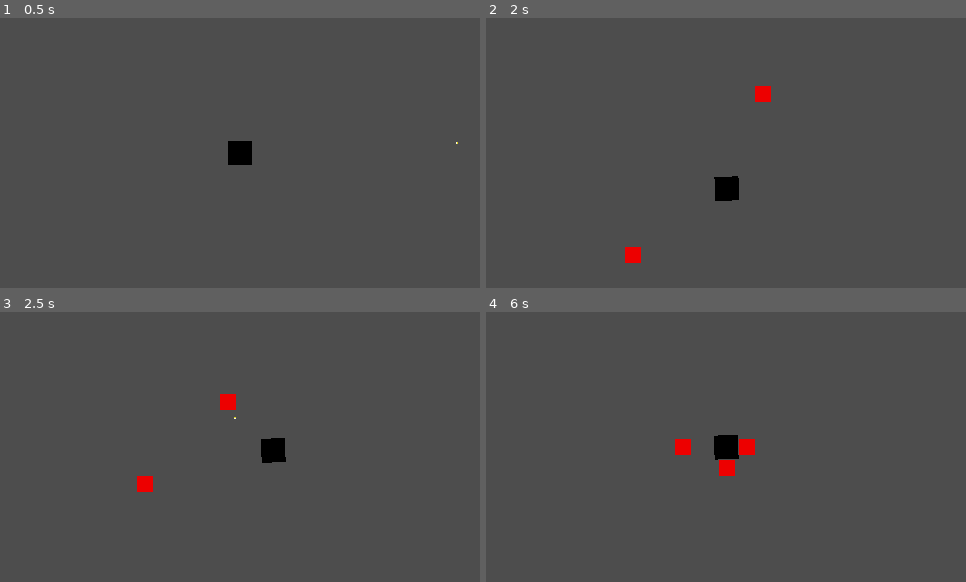
Above: before the commit, frames 1-4 (two rows, left to right).
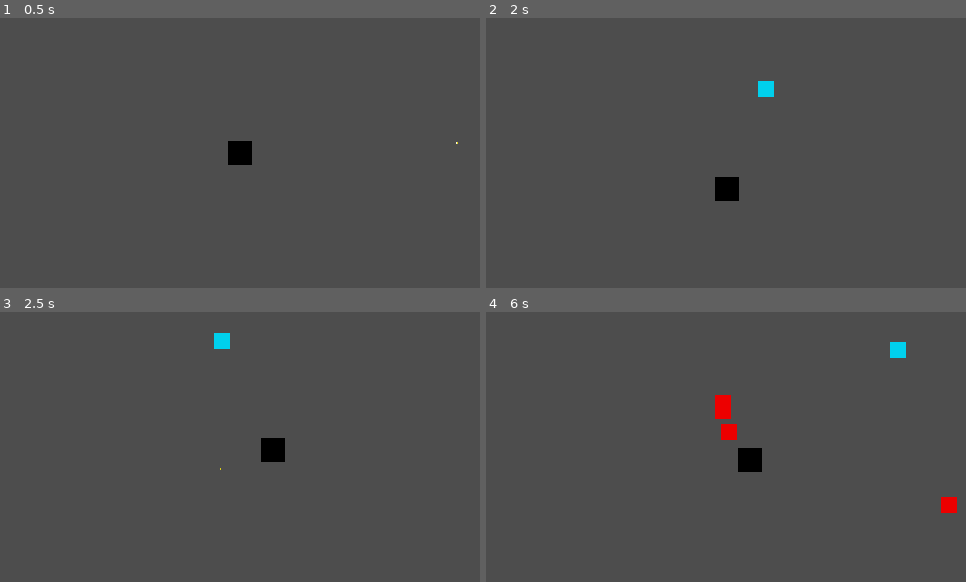
Above: after the commit, the same moments.

Repository: GJunior96/gods-and-monsters-prototype
Game: Godot game, scene res://main.tscn
Same seed, same stepped clock (60 frames per second), same inputs: the game is played once before the commit and once after it.
Inputs:
- Up to frame 1 (0.5 s): no input
- Up to frame 2 (2 s): tap Enter at 0.5 s; hold Right (ui_right) 0.53-1.28 s; hold Down (ui_down) from 1.28 s (still down)
- Up to frame 3 (2.5 s): release Down (ui_down) at 2.03 s; hold Right (ui_right) from 2.03 s (still down)
- Up to frame 4 (6 s): release Right (ui_right) at 2.78 s; hold Up (ui_up) 2.78-3.53 s; hold Left (ui_left) 3.53-5.03 s; hold Down (ui_down) 5.03-5.78 s; hold Right (ui_right) from 5.78 s (still down)

Frame 1 is identical in both runs. In frame 2, 0.5% of the frame differs, in the area x 28-60%, y 23-91%; in frame 3, 0.6%; in frame 4, 2.2%, in the area x 39-99%, y 11-75%.

Commit message:
feat: add xp drop system - spawn xp orb when enemy dies - grant xp to player on pickup - add xp progress bar to ui

Diff:
--- a/main.tscn
+++ b/main.tscn
@@ -1,16 +1,17 @@
-[gd_scene load_steps=5 format=3 uid="uid://dkbapbpap7p5w"]
+[gd_scene load_steps=6 format=3 uid="uid://dkbapbpap7p5w"]
 
 [ext_resource type="PackedScene" uid="uid://bjcrg74hogbu2" path="res://scenes/player/player.tscn" id="1_ig7tw"]
 [ext_resource type="PackedScene" uid="uid://daw68dg1q7e2" path="res://scenes/enemies/enemy.tscn" id="3_1bvp3"]
 [ext_resource type="PackedScene" uid="uid://7odmpbqt0146" path="res://scenes/ui/GameOverUI.tscn" id="4_1bvp3"]
+[ext_resource type="Script" uid="uid://coh3vo3ncnwe8" path="res://scripts/ui/xp_bar_ui.gd" id="5_7mycd"]
 [ext_resource type="PackedScene" uid="uid://ddayxe2ujmpub" path="res://scenes/systems/enemy_spawner.tscn" id="5_lquwl"]
 
 [node name="Main" type="Node2D"]
 position = Vector2(-20, -47)
 
 [node name="Player" parent="." instance=ExtResource("1_ig7tw")]
-position = Vector2(50, 291)
-rotation = 3.0996983
+position = Vector2(260, 180)
+rotation = 3.1415927
 
 [node name="Enemy" parent="." node_paths=PackedStringArray("target") instance=ExtResource("3_1bvp3")]
 position = Vector2(26, 714)
@@ -20,3 +21,10 @@
 enemy_scene = ExtResource("3_1bvp3")
 
 [node name="GameOverUi" parent="." instance=ExtResource("4_1bvp3")]
+
+[node name="XPBar" type="CanvasLayer" parent="."]
+script = ExtResource("5_7mycd")
+
+[node name="TextureProgressBar" type="TextureProgressBar" parent="XPBar"]
+offset_right = 73.0
+offset_bottom = 14.0
--- a/scenes/enemies/enemy.tscn
+++ b/scenes/enemies/enemy.tscn
@@ -1,24 +1,30 @@
-[gd_scene load_steps=5 format=3 uid="uid://daw68dg1q7e2"]
+[gd_scene load_steps=6 format=3 uid="uid://daw68dg1q7e2"]
 
 [ext_resource type="Script" uid="uid://1v86vgsiwjba" path="res://scripts/enemies/enemy.gd" id="2_8e3ao"]
 [ext_resource type="Texture2D" uid="uid://bnld5m4s3fygx" path="res://sprites temporarios/square 16.png" id="2_38ino"]
+[ext_resource type="PackedScene" uid="uid://dkxmbst87rqvr" path="res://scenes/systems/XPDrop.tscn" id="2_fcftc"]
 
-[sub_resource type="RectangleShape2D" id="RectangleShape2D_8e3ao"]
+[sub_resource type="CircleShape2D" id="CircleShape2D_38ino"]
 
-[sub_resource type="RectangleShape2D" id="RectangleShape2D_38ino"]
+[sub_resource type="CircleShape2D" id="CircleShape2D_fcftc"]
 
 [node name="Enemy" type="CharacterBody2D" groups=["enemies"]]
-collision_layer = 2
+collision_layer = 4
+collision_mask = 2
 script = ExtResource("2_8e3ao")
+xp_drop_scene = ExtResource("2_fcftc")
 
 [node name="Sprite2D" type="Sprite2D" parent="."]
 texture = ExtResource("2_38ino")
 
 [node name="CollisionShape2D" type="CollisionShape2D" parent="."]
-shape = SubResource("RectangleShape2D_8e3ao")
+shape = SubResource("CircleShape2D_38ino")
 
-[node name="Hitbox (Area2D)" type="Area2D" parent="."]
-collision_layer = 2
+[node name="Hitbox" type="Area2D" parent="." groups=["enemy_hitbox"]]
+collision_layer = 16
+collision_mask = 8
 
-[node name="CollisionShape2D" type="CollisionShape2D" parent="Hitbox (Area2D)"]
-shape = SubResource("RectangleShape2D_38ino")
+[node name="CollisionShape2D" type="CollisionShape2D" parent="Hitbox"]
+shape = SubResource("CircleShape2D_fcftc")
+
+[connection signal="area_entered" from="Hitbox" to="." method="_on_hitbox_area_entered"]
--- a/scenes/player/player.tscn
+++ b/scenes/player/player.tscn
@@ -5,10 +5,10 @@
 [ext_resource type="PackedScene" uid="uid://bsniu1do8p22k" path="res://scenes/weapons/weapon.tscn" id="3_gmlin"]
 [ext_resource type="PackedScene" uid="uid://ca85amsj0y7n" path="res://scenes/weapons/projectile.tscn" id="4_lvxji"]
 
-[sub_resource type="RectangleShape2D" id="RectangleShape2D_dovo2"]
-size = Vector2(43, 48)
+[sub_resource type="CircleShape2D" id="CircleShape2D_lvxji"]
 
-[sub_resource type="RectangleShape2D" id="RectangleShape2D_lvxji"]
+[sub_resource type="CircleShape2D" id="CircleShape2D_p47bc"]
+radius = 12.0
 
 [node name="Player" type="CharacterBody2D" groups=["player"]]
 collision_mask = 2
@@ -18,8 +18,7 @@
 texture = ExtResource("2_lvxji")
 
 [node name="CollisionShape2D" type="CollisionShape2D" parent="."]
-position = Vector2(11.5, 14)
-shape = SubResource("RectangleShape2D_dovo2")
+shape = SubResource("CircleShape2D_lvxji")
 
 [node name="Camera2D" type="Camera2D" parent="."]
 position_smoothing_enabled = true
@@ -28,10 +27,9 @@
 scale = Vector2(0.3, 0.3)
 projectile_scene = ExtResource("4_lvxji")
 
-[node name="HurtBox (Area2D)" type="Area2D" parent="."]
-collision_mask = 2
+[node name="HurtBox" type="Area2D" parent="." groups=["player_hurtbox"]]
+collision_layer = 8
+collision_mask = 16
 
-[node name="CollisionShape2D" type="CollisionShape2D" parent="HurtBox (Area2D)"]
-shape = SubResource("RectangleShape2D_lvxji")
-
-[connection signal="body_entered" from="HurtBox (Area2D)" to="." method="_on_hurt_box_area_2d_body_entered"]
+[node name="CollisionShape2D" type="CollisionShape2D" parent="HurtBox"]
+shape = SubResource("CircleShape2D_p47bc")
--- /dev/null
+++ b/scenes/systems/XPDrop.tscn
@@ -0,0 +1,17 @@
+[gd_scene load_steps=4 format=3 uid="uid://dkxmbst87rqvr"]
+
+[ext_resource type="Texture2D" uid="uid://c7e34uynbw8p3" path="res://sprites temporarios/square 16 blue.png" id="1_iwl14"]
+[ext_resource type="Script" uid="uid://dlcwhhfp31okr" path="res://scripts/systems/xp_drop.gd" id="1_y0ixo"]
+
+[sub_resource type="CapsuleShape2D" id="CapsuleShape2D_y0ixo"]
+
+[node name="XpDrop" type="Area2D"]
+script = ExtResource("1_y0ixo")
+
+[node name="CollisionShape2D" type="CollisionShape2D" parent="."]
+shape = SubResource("CapsuleShape2D_y0ixo")
+
+[node name="Sprite2D" type="Sprite2D" parent="."]
+texture = ExtResource("1_iwl14")
+
+[connection signal="body_entered" from="." to="." method="_on_body_entered"]
--- a/scenes/weapons/projectile.tscn
+++ b/scenes/weapons/projectile.tscn
@@ -6,8 +6,8 @@
 [sub_resource type="CircleShape2D" id="CircleShape2D_dwani"]
 
 [node name="Projectile" type="Area2D"]
-collision_layer = 4
-collision_mask = 2
+collision_layer = 32
+collision_mask = 4
 script = ExtResource("1_qp4n5")
 
 [node name="Sprite2D" type="Sprite2D" parent="."]
--- a/scenes/weapons/weapon.tscn
+++ b/scenes/weapons/weapon.tscn
@@ -3,6 +3,6 @@
 [ext_resource type="Script" uid="uid://bshsi6xo6dp3l" path="res://scripts/weapons/weapon.gd" id="1_nqevj"]
 
 [node name="Weapon" type="Area2D"]
-collision_layer = 4
-collision_mask = 2
+collision_layer = 32
+collision_mask = 4
 script = ExtResource("1_nqevj")
--- a/scripts/enemies/enemy.gd
+++ b/scripts/enemies/enemy.gd
@@ -4,6 +4,7 @@
 @export var speed := 120.0
 @export var target: Node2D
 @export var life := 40
+@export var xp_drop_scene: PackedScene
 var dead := false
 
 func _physics_process(delta):
@@ -14,10 +15,10 @@
 	velocity = direction * speed
 	move_and_slide()
 
-	for i in range(get_slide_collision_count()):
-		var collision = get_slide_collision(i)
-		if collision.get_collider().is_in_group("player"):
-			collision.get_collider().take_damage(10)
+	#for i in range(get_slide_collision_count()):
+	#	var collision = get_slide_collision(i)
+	#	if collision.get_collider().is_in_group("player"):
+	#		collision.get_collider().take_damage(10)
 
 
 func take_damage(amount: int):
@@ -40,9 +41,23 @@
 	# Desliga colisao imediatamente
 	$CollisionShape2D.disabled = true
 
+	if xp_drop_scene:
+		var xp = xp_drop_scene.instantiate()
+		get_tree().current_scene.add_child(xp)
+		xp.global_position = global_position
+
 	GlobalLogger.log("Freeing: " + name)
 	queue_free()
 
 
 func _exit_tree():
 	GlobalLogger.log("Enemy realmente removido: " + name)
+
+
+func _on_hitbox_area_entered(area):
+	if not area.is_in_group("player_hurtbox"):
+		return
+
+	if area.is_in_group("player_hurtbox"):
+		GlobalLogger.log("DAMAGEEEEEEE", GlobalLogger.LogLevel.WARN)
+		area.get_parent().take_damage(10)
--- a/scripts/player/player.gd
+++ b/scripts/player/player.gd
@@ -1,3 +1,4 @@
+class_name Player
 extends CharacterBody2D
 
 @export var speed := 200.0
@@ -5,8 +6,14 @@
 var life := max_life
 var damage_cooldown := 0.5
 var can_take_damage := true
+var level: int = 1
+var xp: int = 0
+var xp_to_next_level: int = 20
 
 @onready var weapon = $Weapon
+
+signal xp_changed(current, max)
+signal leveled_up(new_level)
 
 
 func _physics_process(delta):
@@ -24,6 +31,7 @@
 
 func take_damage(amount: int):
 	if not can_take_damage:
+		GlobalLogger.log("Aguardando cooldown de dano...", GlobalLogger.LogLevel.WARN)
 		return
 
 	can_take_damage = false
@@ -37,3 +45,22 @@
 
 	await get_tree().create_timer(damage_cooldown).timeout
 	can_take_damage = true
+
+
+func gain_xp(amount: int):
+	xp += amount
+
+	if xp >= xp_to_next_level:
+		level_up()
+
+	emit_signal("xp_changed", xp, xp_to_next_level)
+
+
+func level_up():
+	level += 1
+	xp = xp - xp_to_next_level
+	xp_to_next_level = int(100 * pow(level, 1.5))
+
+	GlobalLogger.log("LEVELUP")
+
+	emit_signal("leveled_up", level)
--- /dev/null
+++ b/scripts/systems/xp_drop.gd
@@ -0,0 +1,8 @@
+extends Area2D
+
+@export var xp_value := 10
+
+func _on_body_entered(body):
+	if body is Player:
+		body.gain_xp(xp_value)
+		queue_free()
--- /dev/null
+++ b/scripts/ui/xp_bar_ui.gd
@@ -0,0 +1,12 @@
+extends Node
+
+@onready var xp_bar = $TextureProgressBar
+
+func _ready():
+	var player = get_tree().get_first_node_in_group("player")
+	player.connect("xp_changed", _on_xp_changed)
+
+
+func _on_xp_changed(current, max):
+	xp_bar.max_value = max
+	xp_bar.value = current
--- a/scripts/weapons/projectile.gd
+++ b/scripts/weapons/projectile.gd
@@ -1,7 +1,7 @@
 extends Area2D
 
 @export var speed := 450.0
-@export var damage := 5
+@export var damage := 10
 
 var direction: Vector2 = Vector2.ZERO
 
Not shown, added: scripts/systems/xp_drop.gd.uid
Not shown, added: scripts/ui/xp_bar_ui.gd.uid
Binary file added: sprites temporarios/square 16 blue.png
Not shown, added: sprites temporarios/square 16 blue.png.import
